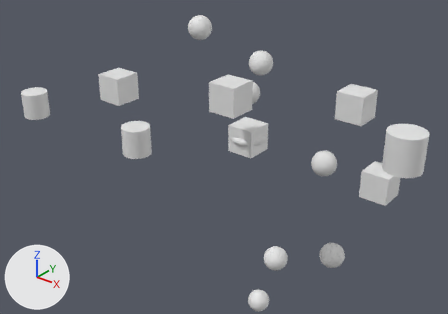
A saved change to the Blender file blender-files/BWE_START_SINGLE_SCENE.blend.
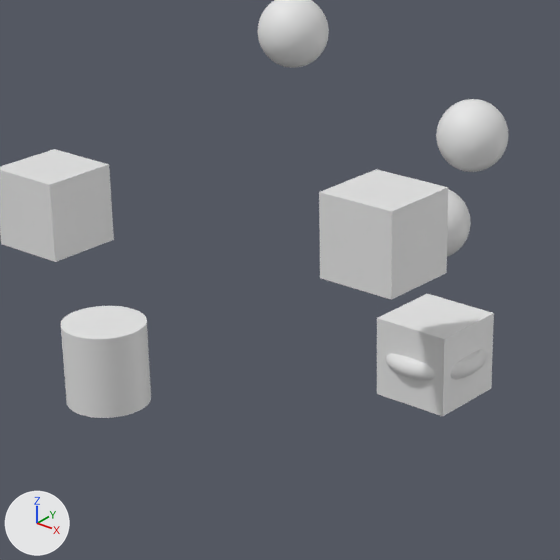
Each version appears first from a camera (50 mm lens) standing at (23.9, -32.63, 18.0) and looking at (1.3, -4.38, 0.49), and next in a close-up on the part from 22% to 65% of the width and 5% to 66% of the height. The axes (+X, +Y, +Z) are drawn at lower left. The lights are the same throughout.
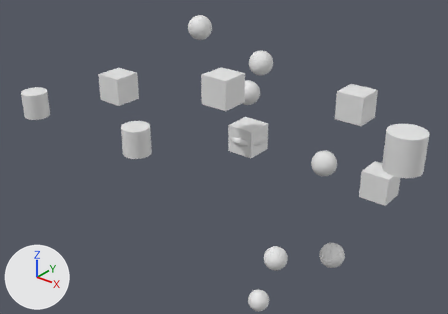
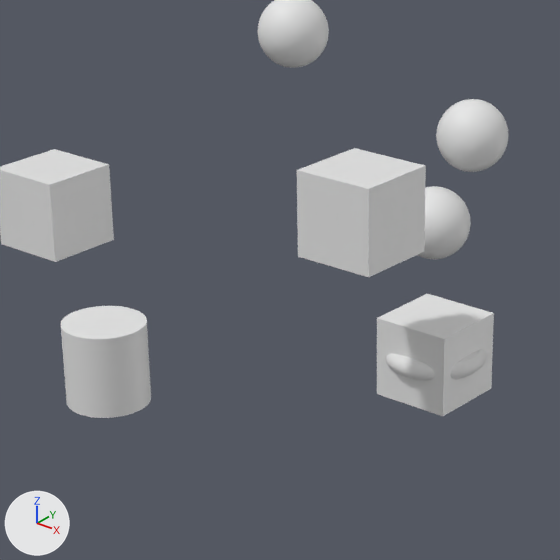
Where the change shows, as pixel boxes [x1, y1, x2, y2] in the close-ups (560 x 560 px):
'Cube', moved
    before: [319, 169, 448, 300]
    after: [297, 148, 426, 277]

Patch to the scene script:
```diff
--- a/blender-files/BWE_START_SINGLE_SCENE.blend.py
+++ b/blender-files/BWE_START_SINGLE_SCENE.blend.py
@@ ob_cube @@
 ob_cube = bpy.data.objects.new('Cube', me_cube_003)
-ob_cube.location = (0.59, -2.79, 4.04)
+ob_cube.location = (0.04, -2.89, 4.44)
```
